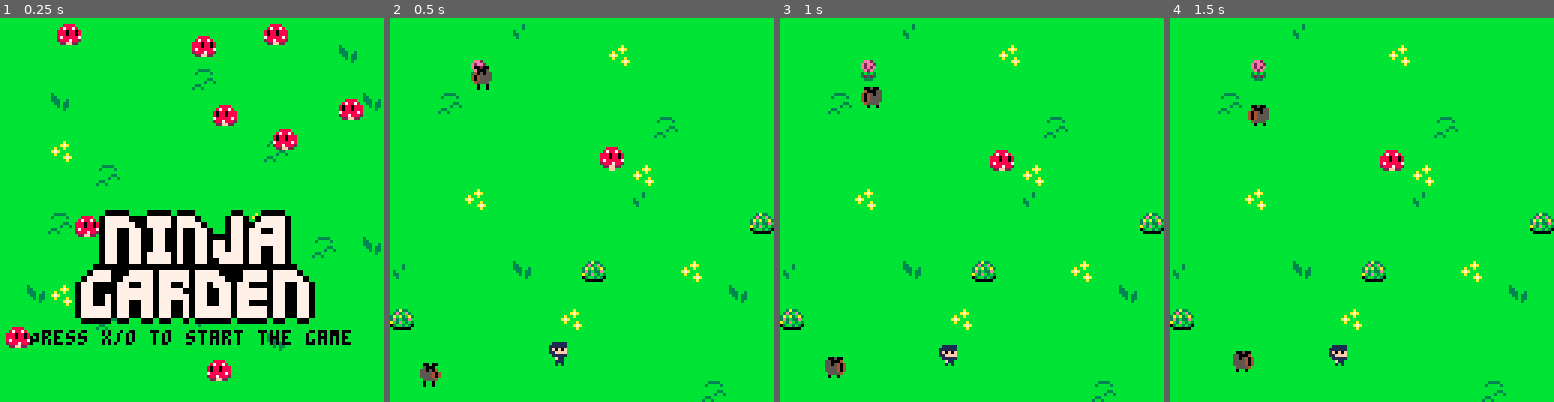
Above: before the commit, frames 1-4 (left to right).
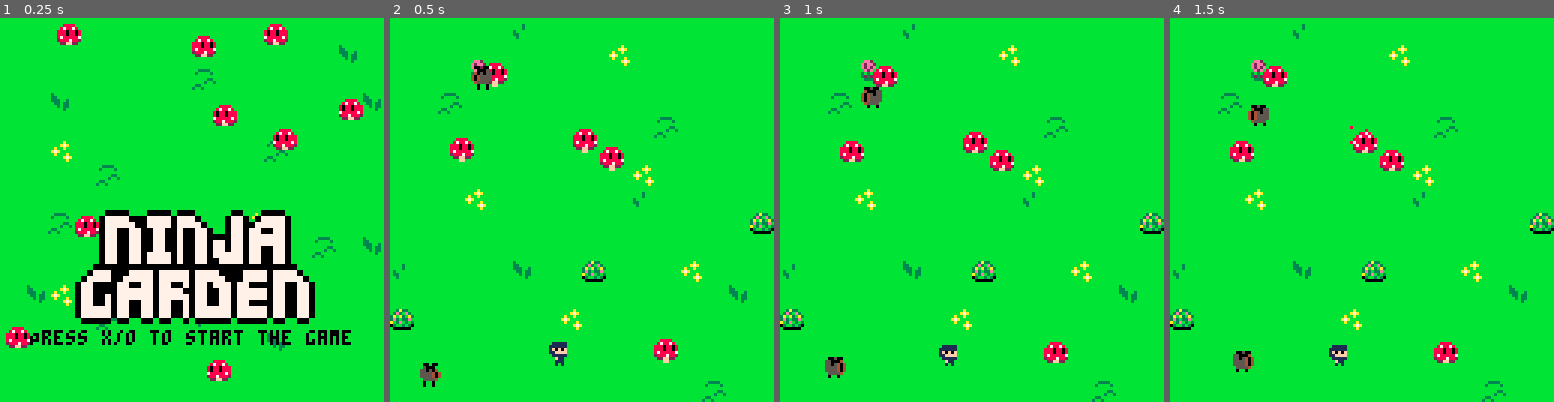
Above: after the commit, the same moments.

Repository: SnoozeTime/Spring2D_2025
Game: PICO-8 cartridge spring.p8
Two runs of this game, one before a commit and one after it. Both use one fixed random seed, a clock stepped at 60 frames per second and the inputs below.
Inputs:
- Up to frame 1 (0.25 s): no input
- Up to frame 2 (0.5 s): tap X (X key) at 0.33 s
- Up to frame 3 (1 s): tap O (Z key) at 0.7 s
- Up to frame 4 (1.5 s): tap X (X key) at 1.07 s

Frame 1 is identical in both runs. In frame 2, 1.1% of the frame differs, in the area x 15-75%, y 11-90%; in frame 3, 1.2%; in frame 4, 1.2%, in the area x 15-75%, y 12-90%.

Commit message:
Growing shrooms

Diff:
--- a/game.lua
+++ b/game.lua
@@ -17,7 +17,7 @@
            bounds = {w = 128, h = 128},
          }
   shrooms = {}
-  for i=1,1 do
+  for i=1,5 do
     add(shrooms, shroom:new{
       pos = {x = flr(rnd(120)), y = flr(rnd(120))},
       bounds = {w = 128, h = 128},
--- a/shroom.lua
+++ b/shroom.lua
@@ -72,7 +72,12 @@
 
 -- return messages {id,...}
 function shroom:update(roses)
-  self.anim:update()
+  if self.growing and not self.growing:done() then
+    self.growing:update()
+    return nil
+  else
+    self.anim:update()
+  end
 
   if self.alive then
     self.spore_t += 1
@@ -97,7 +102,11 @@
 end
 
 function shroom:draw()
-  self.anim:draw(self.pos.x, self.pos.y, self.facing < 0)
+  if self.growing and not self.growing:done() then
+    self.growing:draw(self.pos.x, self.pos.y, self.facing < 0)
+  else
+    self.anim:draw(self.pos.x, self.pos.y, self.facing < 0)
+  end
 end
 
 -- Spores
@@ -124,7 +133,7 @@
     o.target_acquired = true
   else
     -- Attack as far as we can
-    local perturbed = math.perturb(normal, 0.2)
+    local perturbed = math.perturb(normal, 0.5)
     o.target = {
       x = o.pos.x + perturbed.x * self.ATTACK_DISTANCE,
       y = o.pos.y + perturbed.y * self.ATTACK_DISTANCE,
@@ -155,7 +164,17 @@
     end
     -- plant shroom
     return shroom:new{
-      pos = {x = self.pos.x, y = self.pos.y}
+      pos = {x = self.pos.x, y = self.pos.y},
+      growing = anim:new{
+        t = 0,
+        trans_color = 6,
+        frame = 1,
+        frame_length = 12,
+        frames = {3,4,5},
+        w = 1,
+        h = 1,
+        loop = false,
+      },
     }
   end
 
